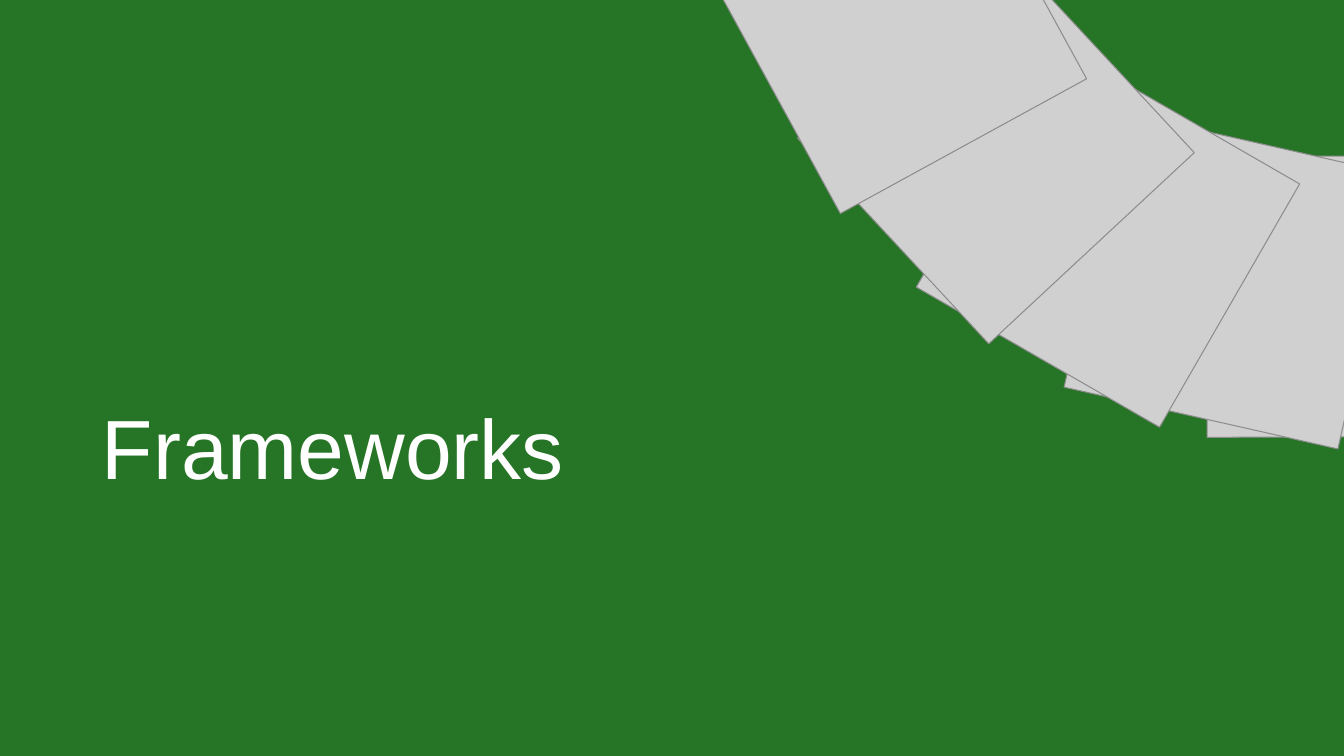
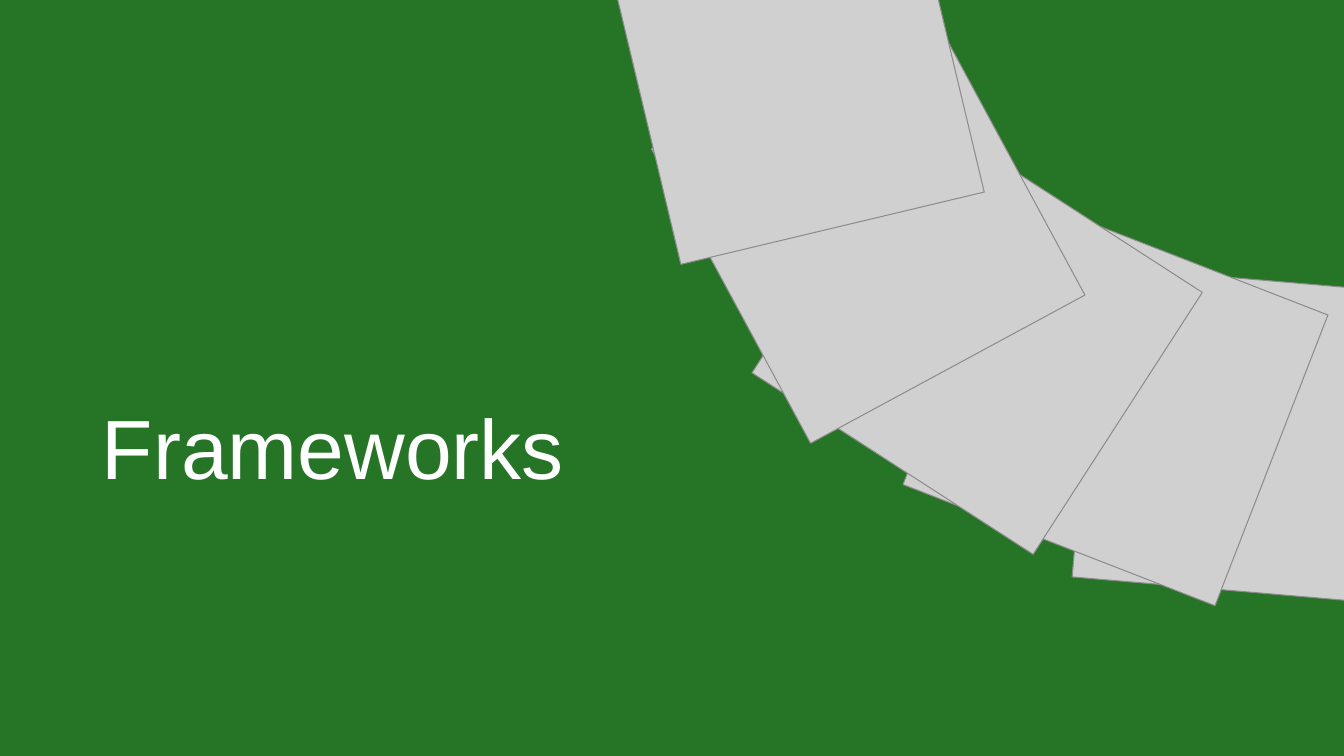
Before and after one commit to IsabelHampton/bluffs-and-bribes, a slide deck: slide 14 of Docs/Bluffs & Bribes Pitch.pptx. Drawn at 1344x756 pixels with LibreOffice and Linux fonts; fonts in the diff are those of the drawing; grey boxes stand for pictures. Boxes give left, top, right and bottom in pixels: in the first picture for what was removed or moved away, otherwise in the second. Text is boxed around its words. In the diff, an @@ line names an element or a change of style, - is before the commit and + after.

```diff
--- a/Docs/Bluffs & Bribes Pitch.pptx
+++ b/Docs/Bluffs & Bribes Pitch.pptx
@@ group added at [603,0,1344,606]: 5 pictures @@
@@ group removed at [706,0,1344,449]: 5 pictures @@
```
Also in this commit, not shown: 20 other slides changed, 1 other file.
